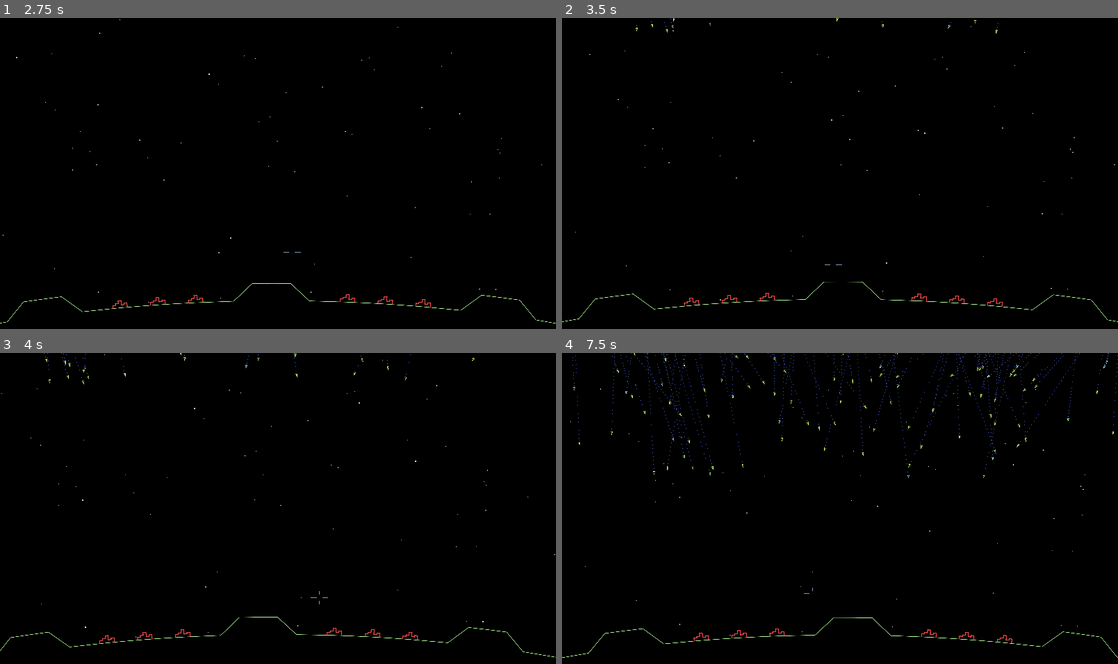
Above: before the commit, frames 1-4 (two rows, left to right).
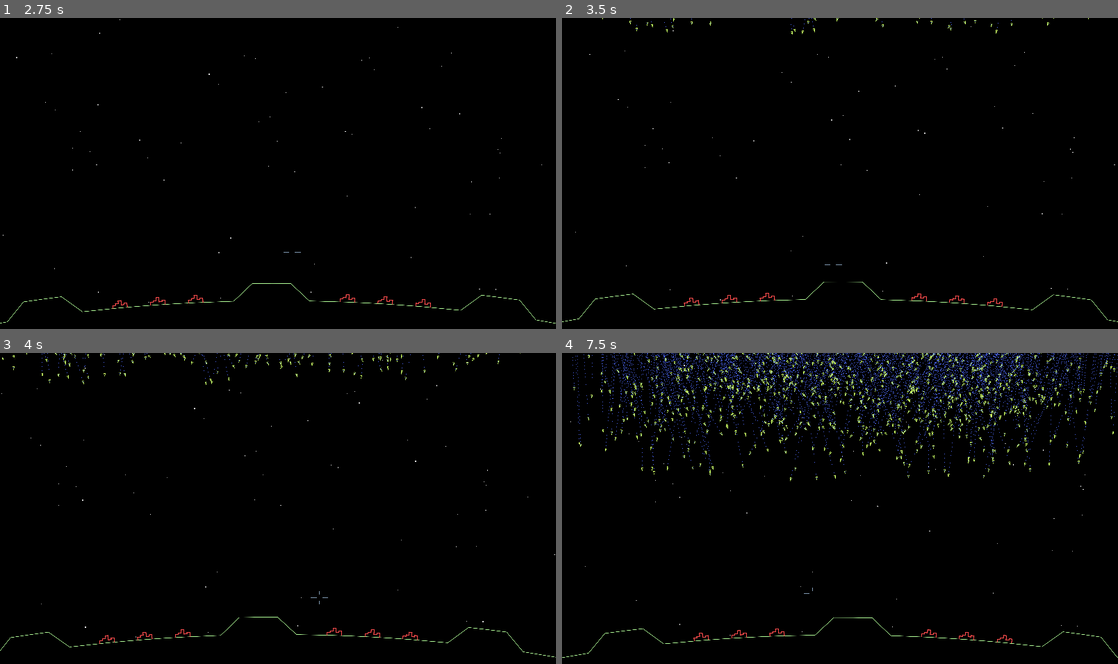
Above: after the commit, the same moments.

Repository: tartley/missile-commander
Game: Godot game, scene res://main.tscn
Same seed, same stepped clock (60 frames per second), same inputs: the game is played once before the commit and once after it.
Inputs (mouse positions are in pixels of both pictures, inside the frame that each line leads up to):
- Up to frame 1 (2.75 s): tap Enter at 0.5, 2 s; move the mouse to (305, 173) at 0.52 s; tap Space at 1.25 s; move the mouse to (250, 176) at 1.27 s; move the mouse to (289, 167) at 2.02 s
- Up to frame 2 (3.5 s): tap Space at 2.75 s; move the mouse to (834, 179) at 2.77 s
- Up to frame 3 (4 s): tap Enter at 3.5 s; move the mouse to (316, 511) at 3.52 s
- Up to frame 4 (7.5 s): move the mouse to (795, 505) at 4.27 s; move the mouse to (845, 508) at 5.02 s; move the mouse to (817, 502) at 5.77 s; move the mouse to (867, 508) at 6.52 s; move the mouse to (812, 511) at 7.27 s

Frame 1 is identical in both runs. In frame 2, less than 0.1% of the frame differs, in the area x 7-95%, y 0-6%; in frame 3, 0.2%; in frame 4, 3.2%, in the area x 2-100%, y 0-42%.

Commit message:
Missiles no longer collide with each other

Diff:
--- a/main.tscn
+++ b/main.tscn
@@ -32,6 +32,7 @@
 
 [node name="Ground" type="Area2D" parent="World"]
 unique_name_in_owner = true
+collision_mask = 0
 script = ExtResource("2_j6ko4")
 
 [node name="Mouse" type="Node2D" parent="World"]
--- a/missile/missile.tscn
+++ b/missile/missile.tscn
@@ -11,6 +11,7 @@
 colors = PackedColorArray(1, 1, 1, 1, 0.635294, 0.635294, 0.631373, 0)
 
 [node name="Missile" type="Area2D"]
+collision_layer = 0
 script = ExtResource("1_ag1ef")
 metadata/_edit_group_ = true
 
Not shown, changed: README.md
